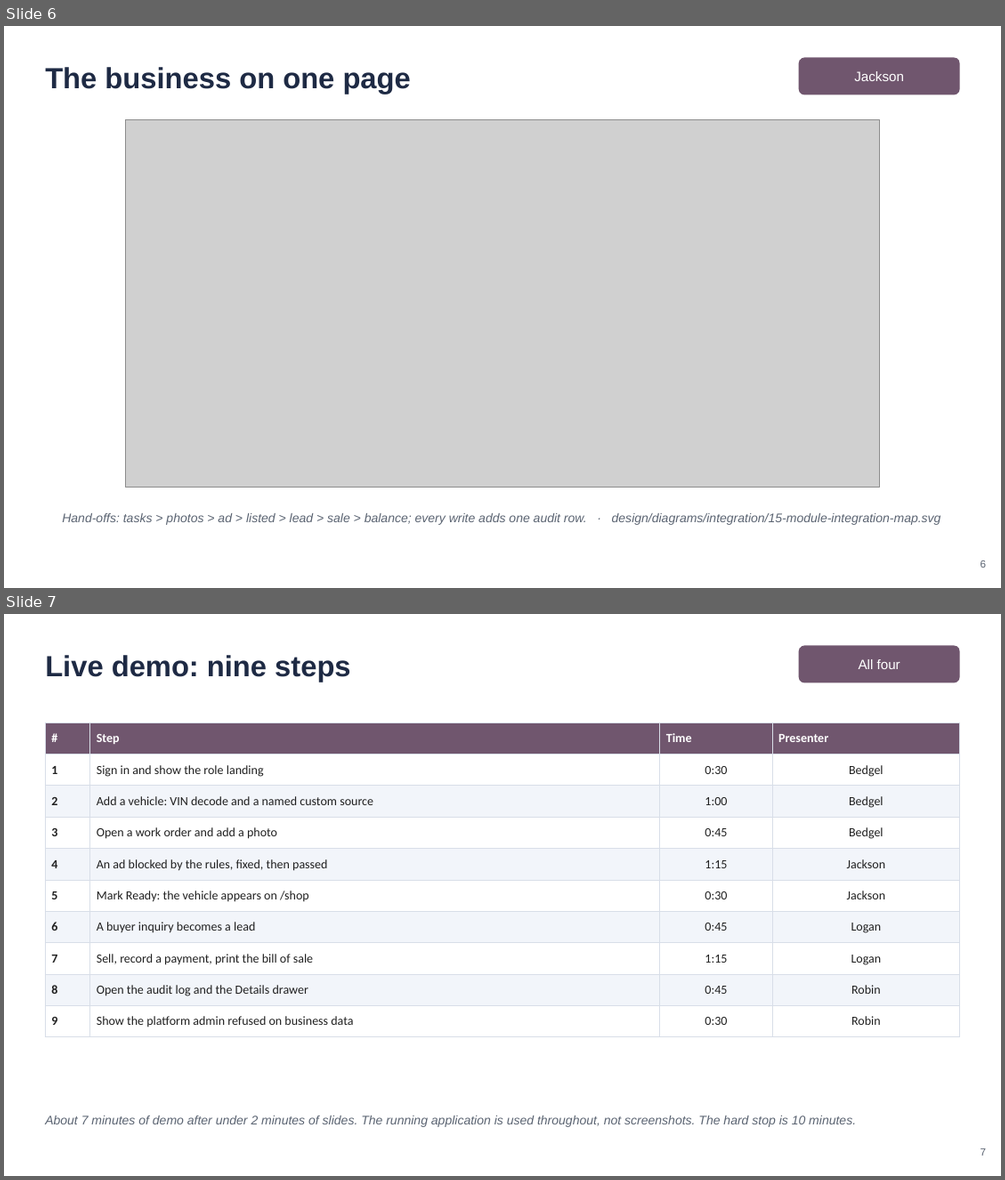
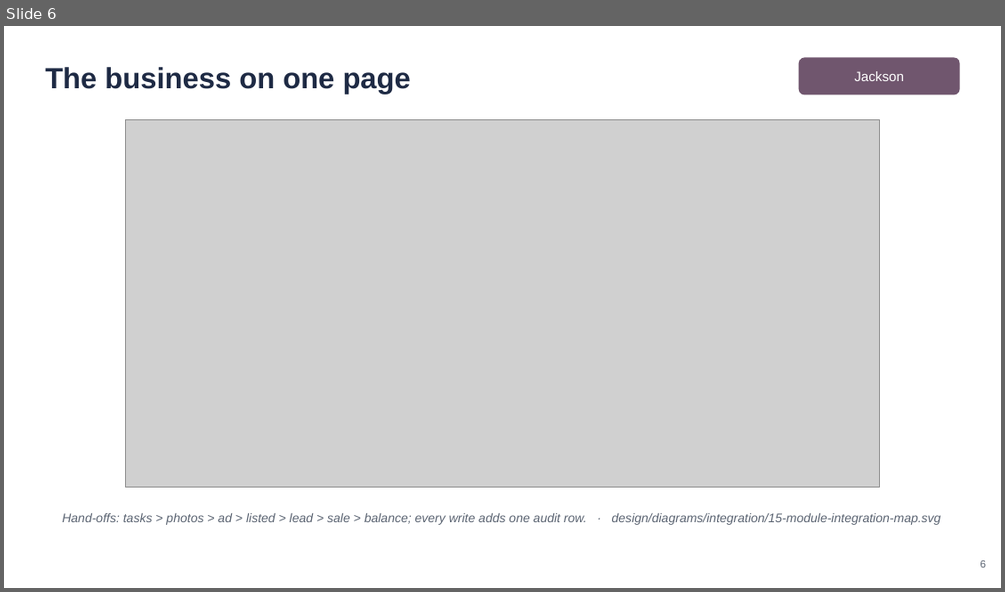
Before and after one commit to YUANDONG-YANG/DealerOps, a slide deck: project-plan/StatusReports3/DealerOps_Status_Report_3_Presentation.pptx. Shown one above the other, each under a label of ours: slides 6 and 7 before the commit, slide 6 after it. The pictures are 1005x1180 and 1005x592 pixels, drawn with LibreOffice and Linux fonts; fonts in the diff are those of the drawing; grey boxes stand for pictures. Boxes give left, top, right and bottom in pixels: in the first picture for what was removed or moved away, otherwise in the second. Text is boxed around its words. In the diff, an @@ line names an element or a change of style, - is before the commit and + after.

```diff
--- a/project-plan/StatusReports3/DealerOps_Status_Report_3_Presentation.pptx
+++ b/project-plan/StatusReports3/DealerOps_Status_Report_3_Presentation.pptx
@@ slide 7 removed at box(4, 614, 1001, 1176), background #FFFFFF @@
@@ text removed at box(45, 655, 350, 682) @@
-Live demo: nine steps
@@ rounded rectangle removed at box(799, 645, 960, 683) @@
-All four
@@ table removed at box(45, 723, 960, 1031), 10 rows, 4 columns @@
-# | Step | Time | Presenter
-1 | Sign in and show the role landing | 0:30 | Bedgel
-2 | Add a vehicle: VIN decode and a named custom source | 1:00 | Bedgel
-3 | Open a work order and add a photo | 0:45 | Bedgel
-4 | An ad blocked by the rules, fixed, then passed | 1:15 | Jackson
-5 | Mark Ready: the vehicle appears on /shop | 0:30 | Jackson
-6 | A buyer inquiry becomes a lead | 0:45 | Logan
-7 | Sell, record a payment, print the bill of sale | 1:15 | Logan
-8 | Open the audit log and the Details drawer | 0:45 | Robin
-9 | Show the platform admin refused on business data | 0:30 | Robin
@@ text removed at box(45, 1116, 856, 1128) @@
-About 7 minutes of demo after under 2 minutes of slides. The running application is used throughout, not screenshots. The hard stop is 10 minutes.
@@ text removed at box(980, 1149, 987, 1156) @@
-7
```
Also in this commit, not shown: 3 slides changed.
